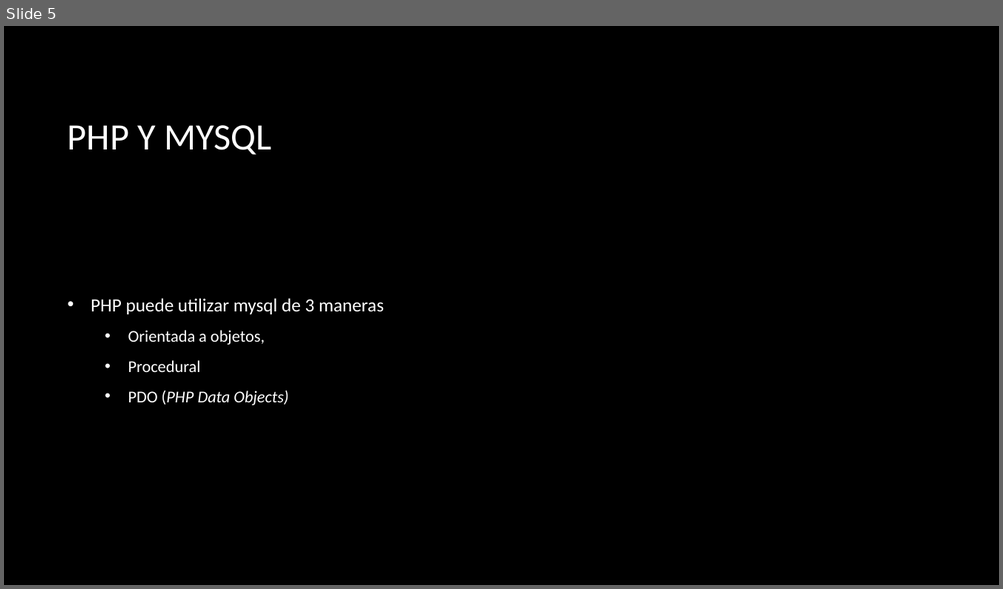
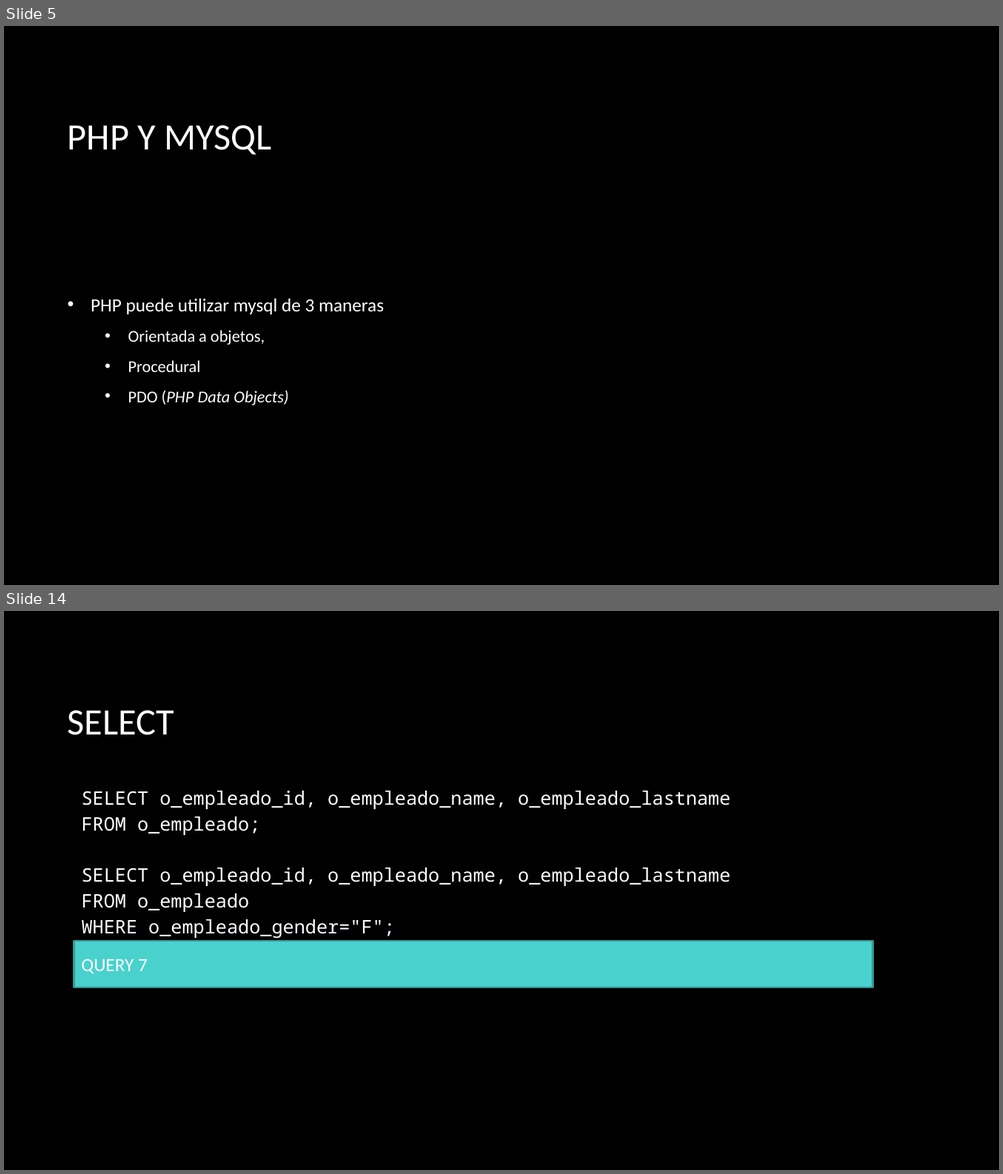
Before and after one commit to erikfer94/fromNoobToMaster, a slide deck: presentaciones/clase_2.pptx. Shown one above the other, each under a label of ours: slide 5 before the commit, slides 5 and 14 after it; the slides between them are not shown. The pictures are 1003x589 and 1003x1174 pixels, drawn with LibreOffice and Linux fonts; fonts in the diff are those of the drawing; background and template pictures are left out. Boxes give left, top, right and bottom in pixels: in the first picture for what was removed or moved away, otherwise in the second. Text is boxed around its words. In the diff, an @@ line names an element or a change of style, - is before the commit and + after.

```diff
--- a/presentaciones/clase_2.pptx
+++ b/presentaciones/clase_2.pptx
@@ slide 14 added at box(4, 611, 999, 1170), background picture (left out) @@
@@ title added at box(68, 710, 175, 735), 36 pt, text #FFFFFF @@
+SELECT
@@ rectangle added at box(74, 780, 874, 942), fill #000000, 18 pt, text #FFFFFF @@
+SELECT o_empleado_id, o_empleado_name, o_empleado_lastname
+FROM o_empleado;
+SELECT o_empleado_id, o_empleado_name, o_empleado_lastname
+FROM o_empleado
+WHERE o_empleado_gender="F";
@@ rectangle added at box(74, 942, 874, 988), fill #49D1CD, outline #369B98 1.5 pt, 18 pt, text #FFFFFF @@
+QUERY 7
```
Also in this commit, not shown: 3 slides changed, 19 other slides added, 8 other files.
